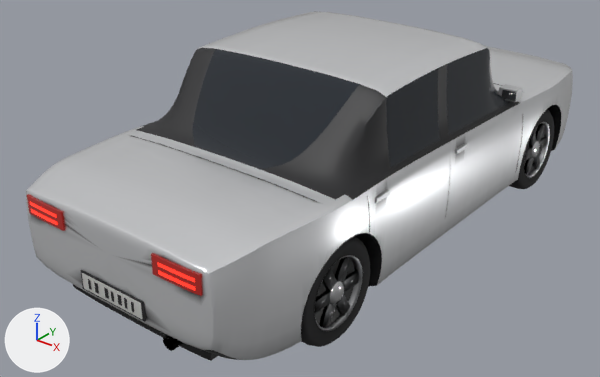
What one commit did to the glTF model assets/vehicles/t_sedan.glb.
Camera for both pictures: a camera (50 mm lens) standing at (3.27, -4.76, 3.05) and looking at (-0.2, -0.42, 0.35). Every picture has the same lights, and +X, +Y and +Z are marked at lower left. The picture after the commit comes second. Where no turn or scale is listed for an object, it has been applied to the vertices. Vertices at exactly the same position are counted once.

The older version as bpy lines, for what is in view:
```python
me_body = bpy.data.meshes.new('Body')
me_body.from_pydata(...)  # 5448 vertices, 10892 faces; spans x -0.92..0.92, y -2.35..2.35, z 0.16..1.49
# faces by material slot: [6624, 848, 3420]
me_body.materials.append(mat_paint)
me_body.materials.append(mat_glass)
me_body.materials.append(mat_trim)
me_details = bpy.data.meshes.new('Details')
me_details.from_pydata(...)  # 876 vertices, 1580 faces; spans x -0.91..0.91, y -2.36..2.36, z 0.23..1.02
# faces by material slot: [72, 756, 192, 192, 208, 136, 24]
me_details.materials.append(mat_paint)
me_details.materials.append(mat_trim)
me_details.materials.append(mat_chrome)
me_details.materials.append(mat_headlight)
me_details.materials.append(mat_taillight)
me_details.materials.append(mat_taillens)
me_details.materials.append(mat_plate)
me_wheel_rr = bpy.data.meshes.new('Wheel_RR')
me_wheel_rr.from_pydata(...)  # 696 vertices, 1222 faces; spans x -0.12..0.12, y -0.35..0.35, z -0.35..0.35
# faces by material slot: [156, 202, 504, 360]
me_wheel_rr.materials.append(mat_trim)
me_wheel_rr.materials.append(mat_chrome)
me_wheel_rr.materials.append(mat_tire)
me_wheel_rr.materials.append(mat_rim)
ob_body = bpy.data.objects.new('Body', me_body)
ob_body.location = (0.0, 0.0, 0.0)
ob_details = bpy.data.objects.new('Details', me_details)
ob_details.location = (0.0, 0.0, 0.0)
ob_wheel_rr = bpy.data.objects.new('Wheel_RR', me_wheel_rr)
ob_wheel_rr.location = (0.745, -1.375, 0.35)
# also in view: 'Wheel_FR' at (0.75, 1.38, 0.35)
```
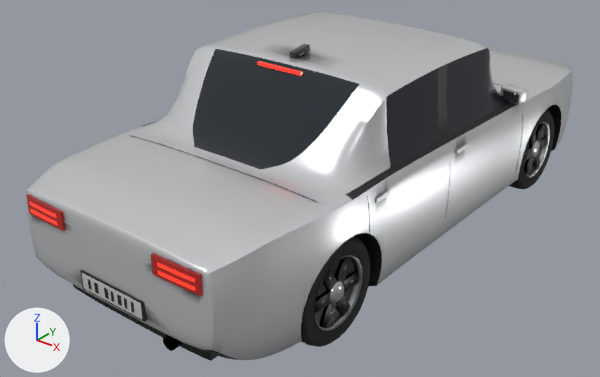
Pixel boxes (x1, y1, x2, y2) of what changed, in the pictures (600 x 377 px; the box of a moved part takes in the faces that stretch with it):
'Rounded', added
    after: (289, 44, 528, 104)
    faces in mat_paint: (500, 84, 528, 104)
    faces in mat_gloss: (289, 44, 310, 59)
    faces in mat_chrome: (502, 89, 520, 103)
part 1 of me_body, moved or reshaped
    both: (26, 192, 213, 349)
part 2 of me_body, edited (looks the same)
    both: (26, 40, 563, 349)
part 3 of me_body, recoloured (lighter)
    both: (137, 48, 499, 199)
part 4 of me_details, added
    after: (257, 61, 303, 76)
part 5 of me_details, deleted
    before: (499, 84, 523, 102)

The change, as a diff of the scene's bpy script:
```diff
--- a/assets/vehicles/t_sedan.glb.py
+++ b/assets/vehicles/t_sedan.glb.py
@@ mat_gloss @@
+mat_gloss = bpy.data.materials.new('Gloss')
+# nodes: BsdfPrincipled, Mix, OutputMaterial, VertexColor
+# colours: black #1d1d1f, mixed with the vertex colours
@@ me_body @@
 # used by ob_body; location = (0.0, 0.0, 0.0)
-me_body.from_pydata(...)  # 5448 vertices, 10892 faces; spans x -0.92..0.92, y -2.35..2.35, z 0.16..1.49
+me_body.from_pydata(...)  # 5768 vertices, 11532 faces; spans x -0.92..0.92, y -2.35..2.35, z 0.16..1.49
+# me_body part 1: 98 vertices moved from x -0.74..0.74, y -2.35..-2.33, z 0.42..0.92 to x -0.75..0.75, y -2.35..-2.33, z 0.42..0.92; 70 vertices removed from x -0.57..0.57, y -2.35..-2.33, z 0.41..0.93; 230 vertices added at x -0.6..0.61, y -2.35..-2.33, z 0.4..0.93
+# me_body part 2: 783 kept faces spanning x -0.92..0.92, y -2.35..2.35, z 0.16..1.48 get new vertex colours
+# me_body part 3: 464 faces spanning x -0.84..0.84, y -1.4..0.98, z 0.91..1.45 switch from mat_trim to mat_paint
+# other edits to the shape of me_body do not show in these pictures
 me_body.materials.append(mat_glass)
@@ me_details @@
 # used by ob_details; location = (0.0, 0.0, 0.0)
-me_details.from_pydata(...)  # 876 vertices, 1580 faces; spans x -0.91..0.91, y -2.36..2.36, z 0.23..1.02
+me_details.from_pydata(...)  # 836 vertices, 1520 faces; spans x -0.91..0.91, y -2.36..2.36, z 0.23..1.45
+# me_details part 4: a new loose piece, a box spanning x -0.18..0.18, y -0.888..-0.868, z 1.424..1.446, in mat_taillight
+# me_details part 5: 6 loose pieces with 48 vertices, spanning x -0.88..0.88, y 0.78..0.89, z 0.94..1.02, are deleted
+# other edits to the shape of me_details do not show in these pictures
 me_details.materials.append(mat_paint)
@@ me_rounded @@
+me_rounded.from_pydata(...)  # 660 vertices, 1292 faces; spans x -0.93..0.93, y -0.76..0.9, z 0.93..1.53
+# faces by material slot: [376, 376, 352, 188]
+me_rounded.materials.append(mat_paint)
+me_rounded.materials.append(mat_trim)
+me_rounded.materials.append(mat_chrome)
+me_rounded.materials.append(mat_gloss)
@@ ob_rounded @@
+ob_rounded = bpy.data.objects.new('Rounded', me_rounded)
+ob_rounded.location = (0.0, 0.0, 0.0)
```
